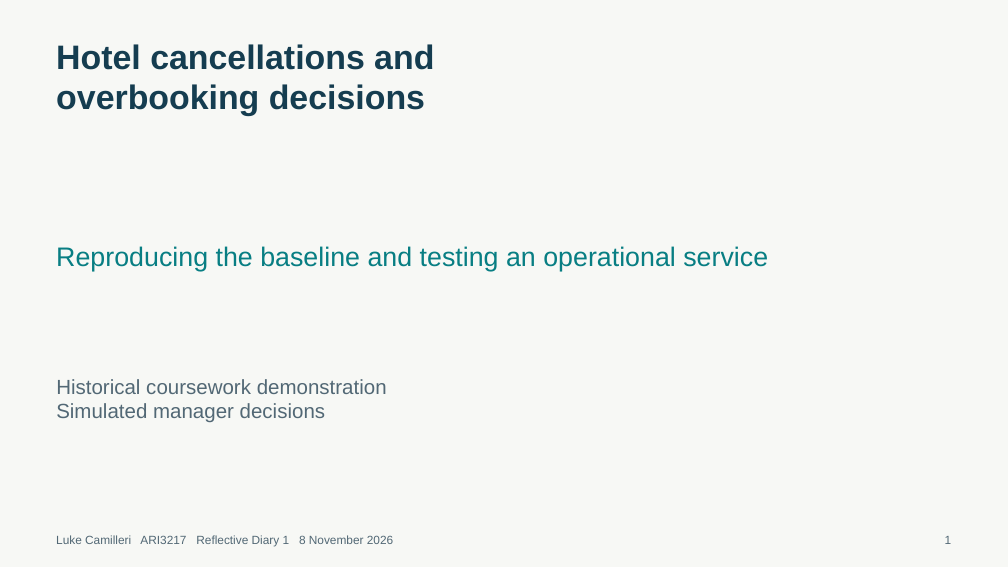
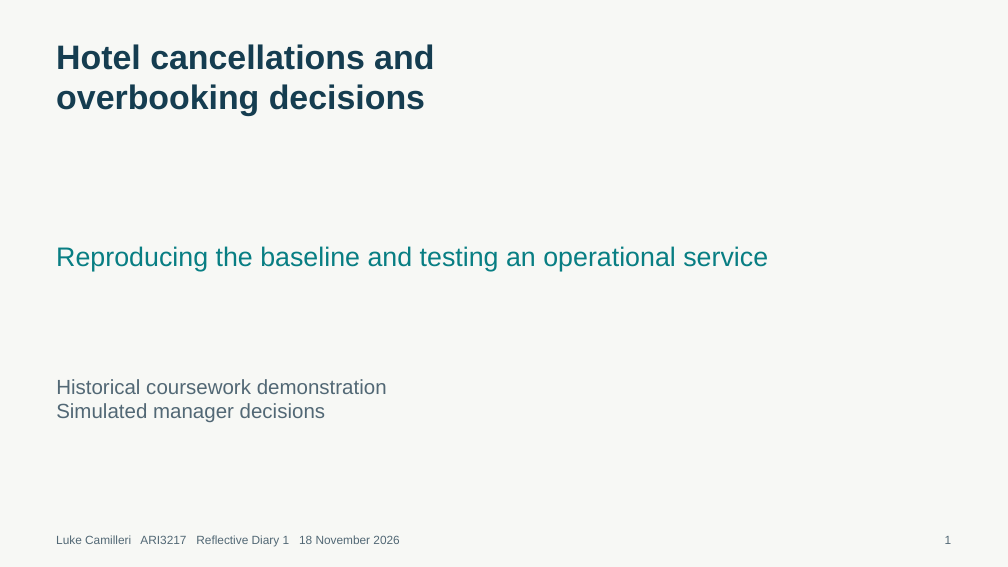
Before and after one commit to Lukecamill/hotel-cancellations, a slide deck: slide 1 of output/presentations/diary-entry-1-slides.pptx. Drawn at 1008x567 pixels with LibreOffice and Linux fonts; fonts in the diff are those of the drawing. Boxes give left, top, right and bottom in pixels: in the first picture for what was removed or moved away, otherwise in the second. Text is boxed around its words. In the diff, an @@ line names an element or a change of style, - is before the commit and + after.

```diff
--- a/output/presentations/diary-entry-1-slides.pptx
+++ b/output/presentations/diary-entry-1-slides.pptx
@@ text at <box>56,535,399,547</box>: text changed @@
-Luke Camilleri ARI3217 Reflective Diary 1 8 November 2026
+Luke Camilleri ARI3217 Reflective Diary 1 18 November 2026
```
Also in this commit, not shown: 6 other slides changed, 32 other files.
